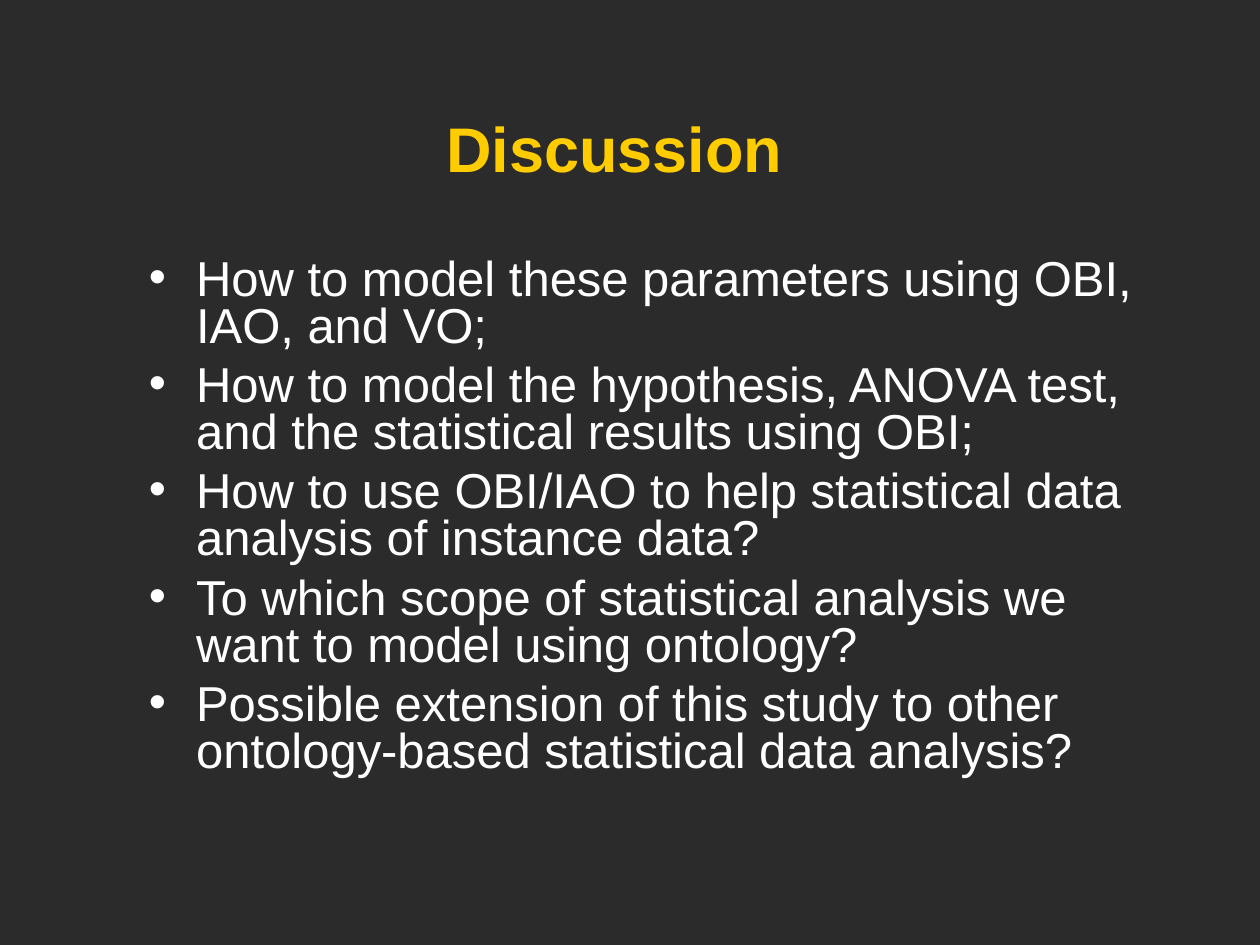
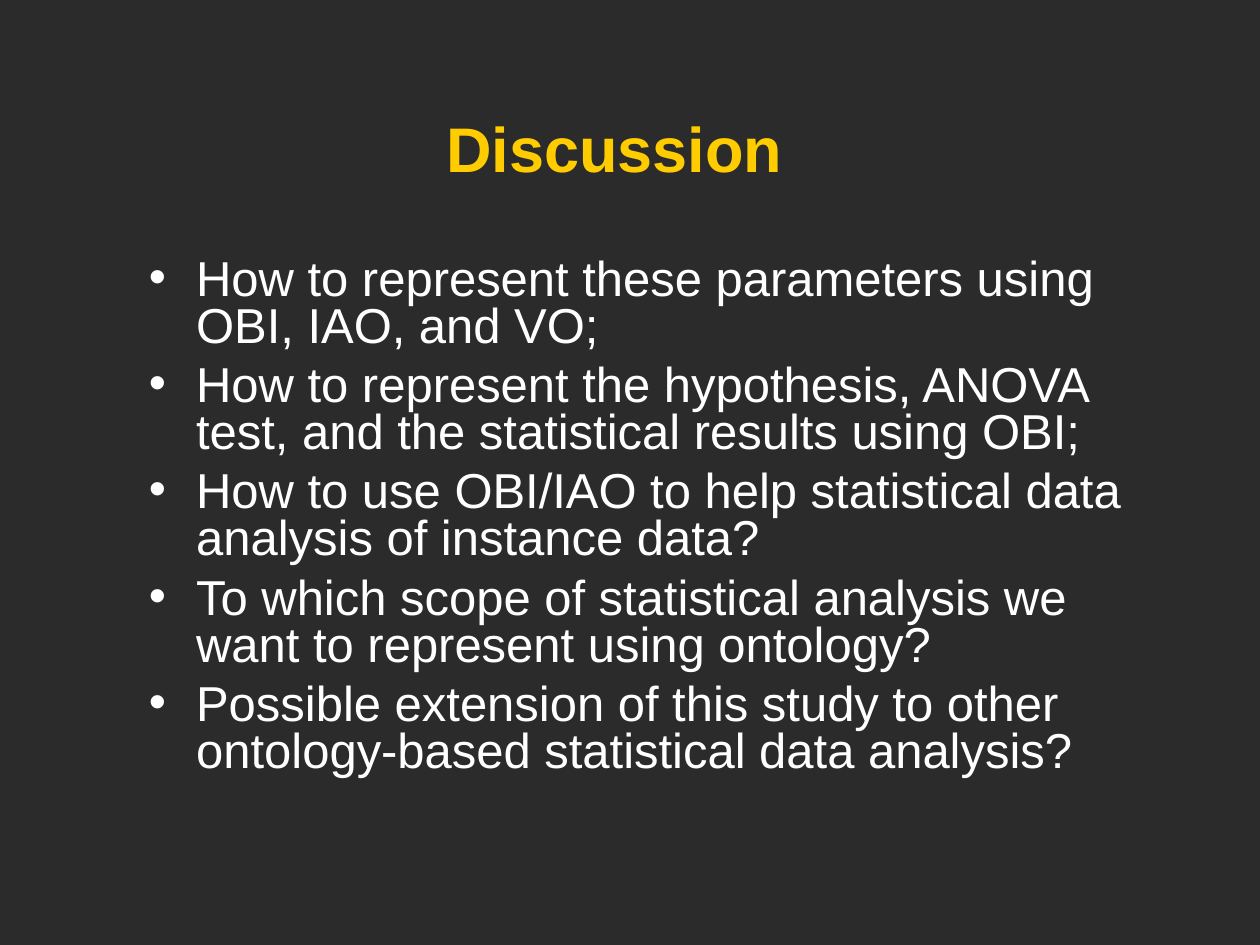
Before and after one commit to obi-ontology/obi-legacy-svn, a slide deck: slide 23 of trunk/docs/developer/use cases/Vaccine_usercase_Vancouver2010.ppt. Drawn at 1260x945 pixels with LibreOffice and Linux fonts; fonts in the diff are those of the drawing; background and template pictures are left out; a plain dark background stands for a picture behind light text. Boxes give left, top, right and bottom in pixels: in the first picture for what was removed or moved away, otherwise in the second. Text is boxed around its words. In the diff, an @@ line names an element or a change of style, - is before the commit and + after.

```diff
--- a/trunk/docs/developer/use cases/Vaccine_usercase_Vancouver2010.ppt
+++ b/trunk/docs/developer/use cases/Vaccine_usercase_Vancouver2010.ppt
@@ text at [196, 260, 1094, 459]: text changed @@
-• How to model these parameters using OBI, IAO, and VO;
-• How to model the hypothesis, ANOVA test, and the statistical results using OBI;
+• How to represent these parameters using OBI, IAO, and VO;
+• How to represent the hypothesis, ANOVA test, and the statistical results using OBI;
@@ text at [196, 579, 1067, 672]: text changed @@
-• To which scope of statistical analysis we want to model using ontology?
+• To which scope of statistical analysis we want to represent using ontology?
```
Also in this commit, not shown: 16 other slides changed.
